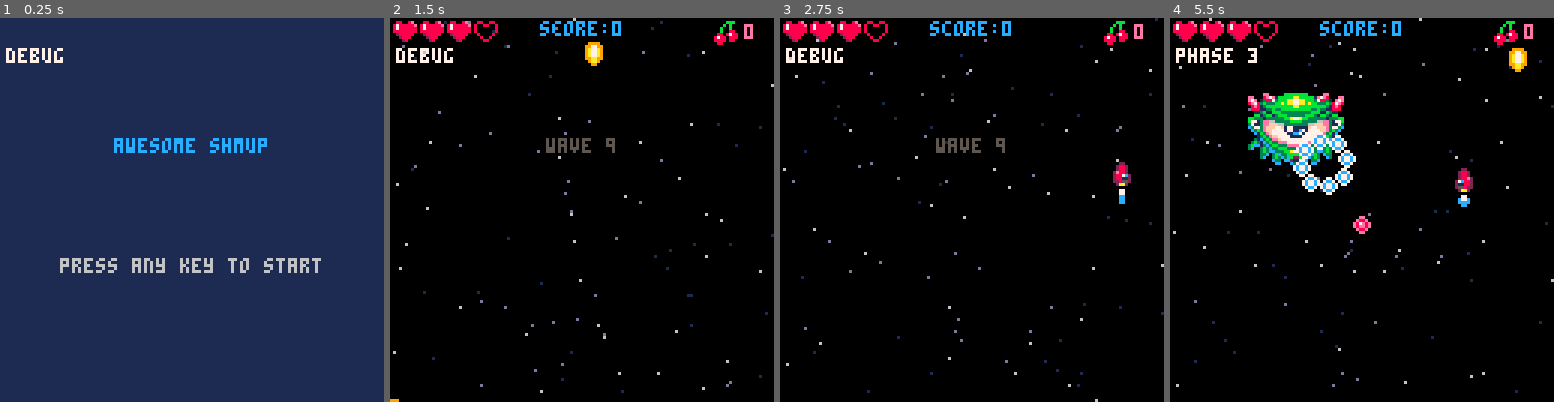
Above: before the commit, frames 1-4 (left to right).
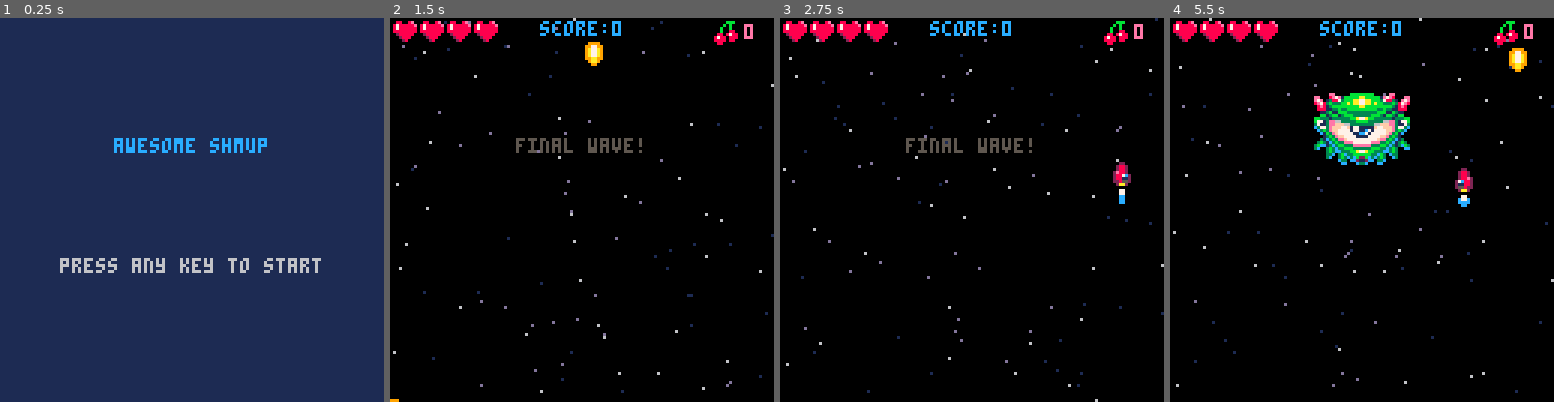
Above: after the commit, the same moments.

Repository: alexlazarovski/pico-8-shmup-tutorial
Game: PICO-8 cartridge shmup.p8
Two runs of this game, one before a commit and one after it. Both use one fixed random seed, a clock stepped at 60 frames per second and the inputs below.
Inputs:
- Up to frame 1 (0.25 s): no input
- Up to frame 2 (1.5 s): tap X (X key) at 0.33, 1.07 s; tap O (Z key) at 0.7 s
- Up to frame 3 (2.75 s): hold Right 1.6-2.1 s; tap O (Z key) at 1.7, 2.1, 2.5 s; tap X (X key) at 1.85 s; hold Up 2.15-2.42 s; hold Right from 2.47 s (still down)
- Up to frame 4 (5.5 s): tap O (Z key) every 0.4 s from 2.9 to 5.3 s; tap X (X key) at 2.97, 4.08, 5.2 s; release Right at 3.03 s; hold Left 3.08-3.58 s; hold Down 3.63-3.97 s; hold Right 4.02-4.68 s; hold Up 4.73-5.03 s; hold Left from 5.08 s (still down)

The runs differ from the first frame. In frame 1, 0.3% of the frame differs, in the area x 1-17%, y 7-12%; in frame 2, 1.0%; in frame 3, 1.0%; in frame 4, 8.0%, in the area x 1-63%, y 0-57%.

Commit message:
lesson 28 boss

Diff:
--- a/shmup.p8
+++ b/shmup.p8
@@ -10,7 +10,7 @@
  t = 0
  lockout = 0
  shake = 0
- debug = "debug"
+ debug = ""
 end
 
 function _update()
@@ -81,7 +81,7 @@
  score = 0
  cherry = 8
 
- lives = 3
+ lives = 4
 
  attackfreq = 60
  nextfire = 0
@@ -199,6 +199,10 @@
 end
 
 function col(a, b)
+ if a.ghost or b.ghost then
+  return false
+ end
+
  local a_left = a.x
  local a_top = a.y
  local a_right = a.x + a.colw - 1
@@ -274,6 +278,53 @@
   myp.maxage = 10 + rnd(10)
   myp.size = 1 + rnd(4)
   myp.blue = isblue
+  myp.spark = true
+
+  add(parts, myp)
+ end
+
+ big_shwave(expx, expy)
+end
+
+function bigexplode(expx, expy)
+ --initial big explosion
+
+ local myp = {}
+ myp.x = expx
+ myp.y = expy
+ myp.sx = 0
+ myp.sy = 0
+
+ myp.age = 0
+ myp.maxage = 0
+ myp.size = 25
+
+ add(parts, myp)
+
+ for i = 1, 60 do
+  local myp = {}
+  myp.x = expx
+  myp.y = expy
+  myp.sx = (rnd() - 0.5) * 12
+  myp.sy = (rnd() - 0.5) * 12
+
+  myp.age = rnd(2)
+  myp.maxage = 20 + rnd(20)
+  myp.size = 1 + rnd(6)
+
+  add(parts, myp)
+ end
+
+ for i = 1, 100 do
+  local myp = {}
+  myp.x = expx
+  myp.y = expy
+  myp.sx = (rnd() - 0.5) * 30
+  myp.sy = (rnd() - 0.5) * 30
+
+  myp.age = rnd(2)
+  myp.maxage = 20 + rnd(20)
+  myp.size = 1 + rnd(4)
   myp.spark = true
 
   add(parts, myp)
@@ -458,7 +509,7 @@
 
  if btnp(4) then
   if cherry > 0 then
-   cherbomb(cherry)
+   cherbomb()
    cherry = 0
   else
    sfx(32)
@@ -535,7 +586,9 @@
    if col(bullet, myen) then
     del(bullets, bullet)
     smal_shwave(bullet.x + 4, bullet.y + 4)
-    myen.hp -= bullet.dmg
+    if myen.mission != "flyin" then
+     myen.hp -= bullet.dmg
+    end
     sfx(3)
     if myen.boss then
      myen.flash = 5
@@ -551,6 +604,18 @@
   end
  end
 
+ --collission ebullet x bullets
+ for bullet in all(bullets) do
+  if bullet.spr == 17 then
+   for myebul in all(ebuls) do
+    if col(bullet, myebul) then
+     del(ebuls, myebul)
+     smal_shwave(myebul.x, myebul.y, 8)
+    end
+   end
+  end
+ end
+
  --collishion ship x enemies
  if invul <= 0 then
   for myen in all(enemies) do
@@ -629,6 +694,7 @@
  animatestars()
 
  if mode == "game" and #enemies == 0 then
+  ebuls = {}
   nextwave()
  end
 end
@@ -851,19 +917,34 @@
 
 function draw_wavetxt()
  draw_game()
- cprint(
-  "wave " .. wave,
-  64,
-  40,
-  blink()
- )
+
+ if wave == lastwave then
+  cprint(
+   "final wave!",
+   64,
+   40,
+   blink()
+  )
+ else
+  cprint(
+   "wave " .. wave .. " of " .. lastwave,
+   64,
+   40,
+   blink()
+  )
+ end
 end
 
 -->8
 -- waves and enemies
 
 function spawnwave()
- sfx(28)
+ if wave < lastwave then
+  sfx(28)
+ else
+  music(10)
+ end
+
  attackfreq = 60
 
  if wave == 1 then
@@ -898,10 +979,10 @@
   --spinny nice to meet you
   attackfreq = 20
   placens({
-   { 3, 3, 0, 1, 1, 1, 1, 1, 3, 3 },
-   { 3, 3, 0, 1, 1, 1, 1, 1, 3, 3 },
-   { 3, 3, 0, 1, 1, 1, 1, 1, 3, 3 },
-   { 3, 3, 0, 1, 1, 1, 1, 1, 3, 3 }
+   { 3, 3, 0, 1, 1, 1, 1, 0, 3, 3 },
+   { 3, 3, 0, 1, 1, 1, 1, 0, 3, 3 },
+   { 3, 3, 0, 1, 1, 1, 1, 0, 3, 3 },
+   { 3, 3, 0, 1, 1, 1, 1, 0, 3, 3 }
   })
  elseif wave == 5 then
   --hell
@@ -916,8 +997,8 @@
   --yellow nice to meet you
   attackfreq = 60
   placens({
-   { 1, 1, 1, 0, 4, 0, 0, 1, 1, 1 },
-   { 1, 1, 0, 0, 0, 0, 0, 0, 1, 1 },
+   { 2, 2, 2, 0, 4, 0, 0, 2, 2, 2 },
+   { 2, 2, 0, 0, 0, 0, 0, 0, 2, 2 },
    { 1, 1, 0, 1, 1, 1, 1, 0, 1, 1 },
    { 1, 1, 0, 1, 1, 1, 1, 0, 1, 1 }
   })
@@ -1024,7 +1105,7 @@
   myen.colw = 16
   myen.colh = 16
  elseif entype == 5 then
-  myen.hp = 100
+  myen.hp = 130
 
   myen.spr = 68
 
@@ -1072,6 +1153,9 @@
    myen.x = myen.posx
 
    if myen.boss then
+    sfx(50)
+    myen.shake = 20
+    myen.wait = 25
     myen.mission = "boss1"
     myen.phbegin = t
    else
@@ -1213,6 +1297,16 @@
 end
 
 function killen(myen)
+ if myen.boss then
+  myen.mission = "boss5"
+  myen.phbegin = t
+  myen.ghost = true
+  ebuls = {}
+  music(-1)
+  sfx(51)
+  return
+ end
+
  del(enemies, myen)
  sfx(2)
  score += 1
@@ -1328,10 +1422,10 @@
  myebul.sy = cos(ang) * spd
 end
 
-function cherbomb(cher)
- local spc = 0.25 / cher * 2
-
- for i = 0, cher * 2 do
+function cherbomb()
+ local spc = 0.25 / cherry * 2
+
+ for i = 0, cherry * 2 do
   local ang = 0.375 + spc * i
 
   local bullet = makespr()
@@ -1372,10 +1466,8 @@
 
  --transition
 
- debug = "phase 1"
- --if boss.phbegin+8*30<t then
- if boss.phbegin < t then
-  boss.mission = "boss3"
+ if boss.phbegin + 8 * 30 < t then
+  boss.mission = "boss2"
   boss.phbegin = t
   boss.subphase = 1
  end
@@ -1418,7 +1510,6 @@
  end
 
  --transition
- debug = "phase 2"
  move(boss)
 end
 
@@ -1441,9 +1532,9 @@
  end
 
  --transition
- debug = "phase 3"
  if boss.phbegin + 8 * 30 < t then
   boss.mission = "boss4"
+  boss.subphase = 1
   boss.phbegin = t
  end
  move(boss)
@@ -1451,313 +1542,403 @@
 
 function boss4(boss)
  --moving
+ local spd = 1.5
+ --moving
+ if boss.subphase == 1 then
+  boss.sx = spd
+  if boss.x >= 91 then
+   boss.subphase = 2
+  end
+ elseif boss.subphase == 2 then
+  boss.sx = 0
+  boss.sy = spd
+  if boss.y >= 100 then
+   boss.subphase = 3
+  end
+ elseif boss.subphase == 3 then
+  boss.sx = -spd
+  boss.sy = 0
+  if boss.x <= 4 then
+   boss.subphase = 4
+  end
+ elseif boss.subphase == 4 then
+  boss.sx = 0
+  boss.sy = -spd
+  if boss.y <= 25 then
+   boss.mission = "boss1"
+   boss.phbegin = t
+   boss.sx = 0
+   boss.sy = 0
+  end
+ end
  --shooting
+
+ if t % 12 == 0 then
+  if boss.subphase == 1 then
+   fire(boss, 0, 2)
+  elseif boss.subphase == 2 then
+   fire(boss, 0.25, 2)
+  elseif boss.subphase == 3 then
+   fire(boss, 0.5, 2)
+  elseif boss.subphase == 4 then
+   fire(boss, 0.75, 2)
+  end
+ end
+
  --transition
- debug = "phase 4"
- if boss.phbegin + 8 * 30 < t then
-  boss.mission = "boss1"
-  boss.phbegin = t
- end
  move(boss)
 end
 
 function boss5(boss)
-end
-…(298 lines of a section not shown)…
+ boss.shake = 10
+ boss.flash = 10
+
+ if t % 8 == 0 then
+  explode(boss.x + rnd(32), boss.y + rnd(24))
+  sfx(2)
+  shake = 2
+ end
+
+ if boss.phbegin + 3 * 30 < t then
+  if t % 4 == 2 then
+   explode(boss.x + rnd(32), boss.y + rnd(24))
+   sfx(2)
+   shake = 2
+  end
+ end
+
+ if boss.phbegin + 6 * 30 < t then
+  bigexplode(boss.x + 16, boss.y + 12)
+  shake = 15
+  enemies = {}
+  sfx(35)
+ end
+end
+…(328 lines of a section not shown)…
Not shown, changed: 30 lines of the sprite sheet (__gfx__) section of shmup.p8
Not shown, changed: the music (__music__) section of shmup.p8
Not shown, changed: the sound effects (__sfx__) section of shmup.p8
